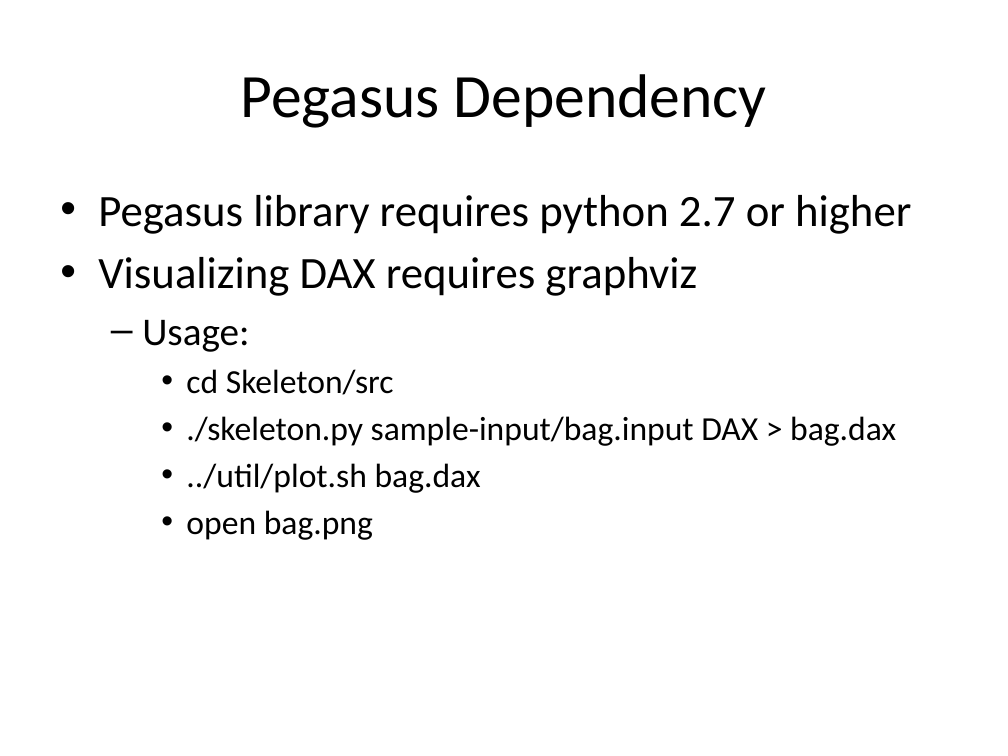
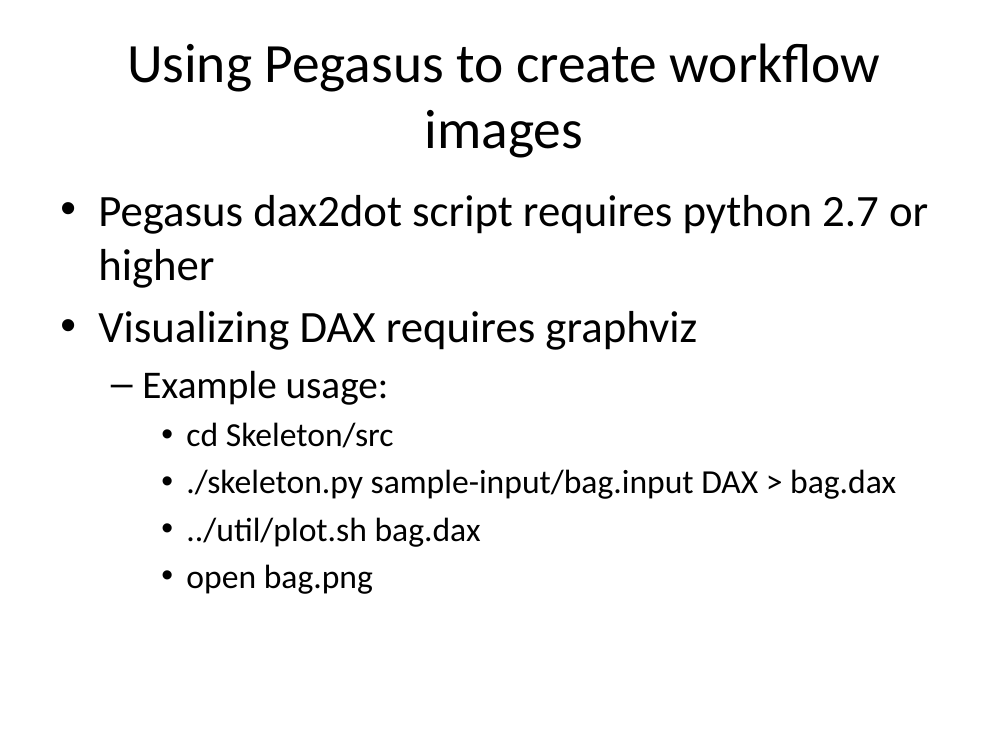
Before and after one commit to applicationskeleton/Skeleton, a slide deck: slide 22 of tutorial/skeleton-tutorial.pptx (slide 17 before the commit). Drawn at 1008x756 pixels with LibreOffice and Linux fonts; fonts in the diff are those of the drawing. Boxes give left, top, right and bottom in pixels: in the first picture for what was removed or moved away, otherwise in the second. Text is boxed around its words. In the diff, an @@ line names an element or a change of style, - is before the commit and + after.

```diff
--- a/tutorial/skeleton-tutorial.pptx
+++ b/tutorial/skeleton-tutorial.pptx
@@ title at [127, 43, 881, 158]: text changed; size 44 to 39.6 pt @@
-Pegasus Dependency
+Using Pegasus to create workflow images
@@ text at [98, 195, 928, 288]: text changed @@
-• Pegasus library requires python 2.7 or higher
+• Pegasus dax2dot script requires python 2.7 or higher
@@ text at [142, 370, 389, 405]: text changed @@
-  – Usage:
+  – Example usage:
```
Also in this commit, not shown: 10 other slides changed, 5 slides added, 1 other file.
